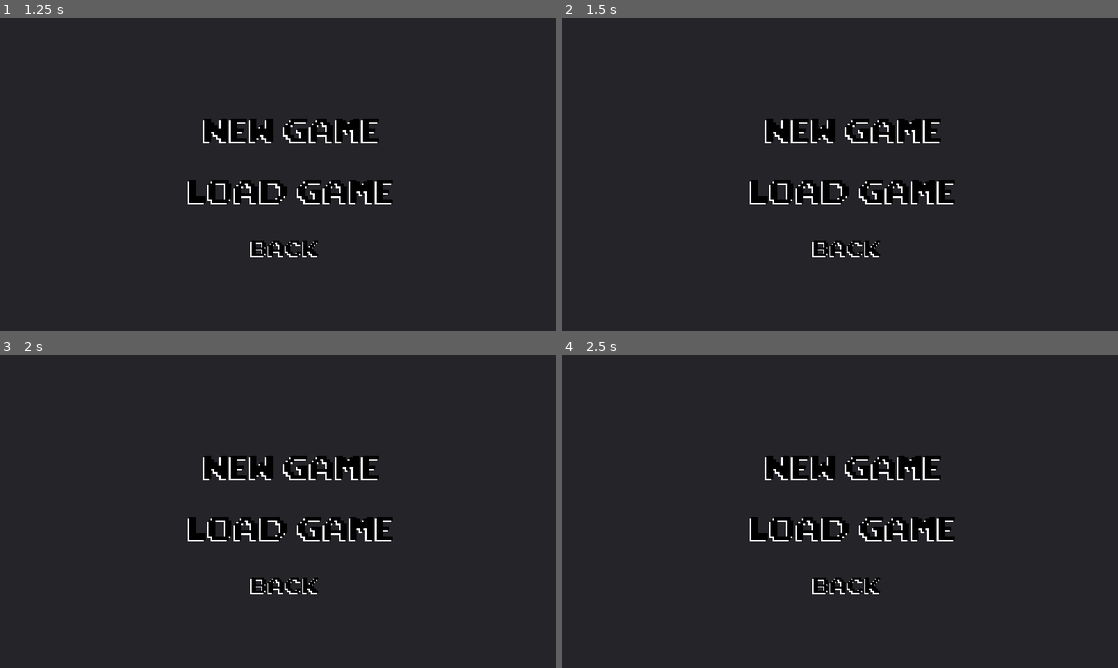
Above: before the commit, frames 1-4 (two rows, left to right).
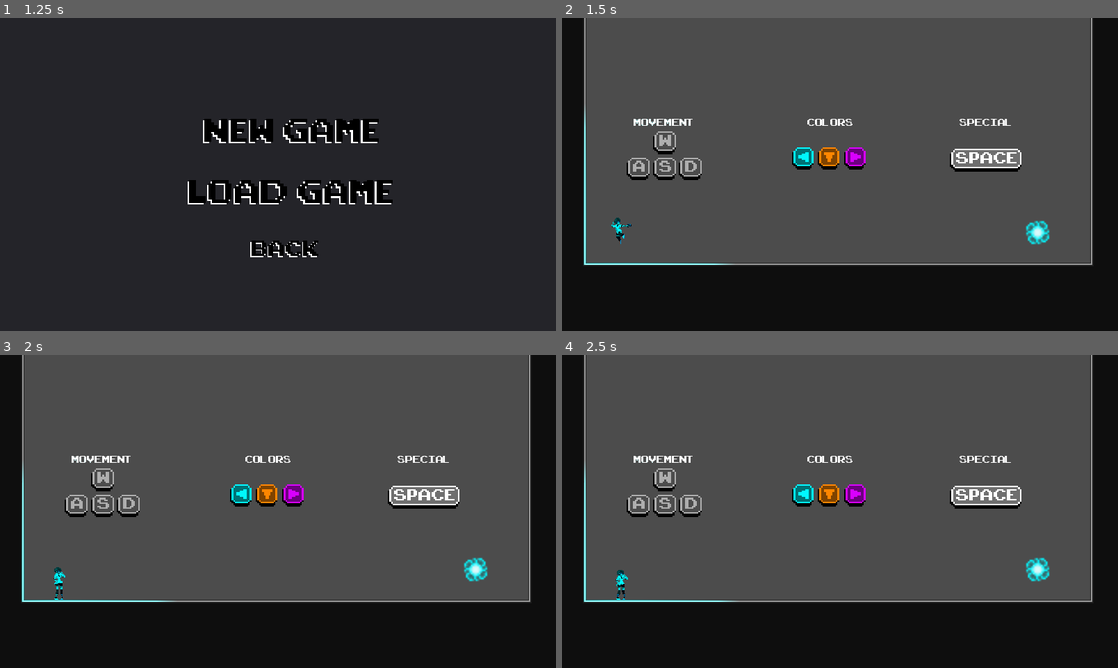
Above: after the commit, the same moments.

Repository: ivancdlarrain/olaGames
Game: Godot game, scene res://scenes/menus/Main_menu.tscn
The game is run twice, just before and just after one commit, with the same random seed, the same clock (stepped at 60 frames per second) and the same inputs.
Inputs (mouse positions are in pixels of both pictures, inside the frame that each line leads up to):
- Up to frame 1 (1.25 s): click (283, 193) at 0.5 s
- Up to frame 2 (1.5 s): click (851, 130) at 1.25 s
- Up to frame 3 (2 s): no input
- Up to frame 4 (2.5 s): click (851, 467) at 2.02 s

Frame 1 is identical in both runs. In frame 2, 99% of the frame differs, in the area x 0-100%, y 0-100%; in frame 3, 99%; in frame 4, 99%.
Error before the commit: Parse Error: Too few arguments for "load_game()" call. Expected at least 1. (res://scripts/Play_menu.gd:27)

Commit message:
fixed multiple save errors and added load functionality
- can now save correctly
- newest save is saved on slot 1
- all other saves get pushed, max 3 saves per game

Diff:
--- /dev/null
+++ b/data/savegames/savegame1.json
@@ -0,0 +1 @@
+{"/root/Tutorial 2/Player":{"scene_path":"res://scenes/Tutorials/Tutorial 2.tscn"}}
--- /dev/null
+++ b/data/savegames/savegame2.json
@@ -0,0 +1 @@
+{"/root/Tutorial 2/Player":{"scene_path":"res://scenes/Tutorials/Tutorial 2.tscn"}}
--- /dev/null
+++ b/data/savegames/savegame3.json
@@ -0,0 +1 @@
+{"/root/Demo1/KinematicBody2D":{"scene_path":"res://scenes/demo1.tscn"}}
--- /dev/null
+++ b/data/savegames/saveorder.json
@@ -0,0 +1 @@
+{"order":["res://data/savegames/savegame3.json","res://data/savegames/savegame1.json","res://data/savegames/savegame2.json"]}
--- a/scenes/menus/Pause_menu.tscn
+++ b/scenes/menus/Pause_menu.tscn
@@ -91,7 +91,61 @@
 margin_bottom = 161.0
 custom_fonts/font = SubResource( 2 )
 text = "Main Menu"
+
+[node name="Save Slots" type="VBoxContainer" parent="Pause/CanvasLayer"]
+visible = false
+anchor_left = 0.5
+anchor_top = 0.5
+anchor_right = 0.5
+anchor_bottom = 0.5
+margin_left = -200.0
+margin_top = -100.0
+margin_right = 200.0
+margin_bottom = 100.0
+__meta__ = {
+"_edit_use_anchors_": false
+}
+
+[node name="Label" type="Label" parent="Pause/CanvasLayer/Save Slots"]
+margin_right = 400.0
+margin_bottom = 61.0
+custom_fonts/font = SubResource( 1 )
+text = "Choose a save slot"
+align = 1
+valign = 1
+
+[node name="Slot 1" type="Button" parent="Pause/CanvasLayer/Save Slots"]
+margin_top = 65.0
+margin_right = 400.0
+margin_bottom = 111.0
+custom_fonts/font = SubResource( 2 )
+text = "Save slot 1"
+
+[node name="Slot 2" type="Button" parent="Pause/CanvasLayer/Save Slots"]
+margin_top = 115.0
+margin_right = 400.0
+margin_bottom = 161.0
+custom_fonts/font = SubResource( 2 )
+text = "Save slot 2"
+
+[node name="Slot 3" type="Button" parent="Pause/CanvasLayer/Save Slots"]
+margin_top = 115.0
+margin_right = 400.0
+margin_bottom = 161.0
+custom_fonts/font = SubResource( 2 )
+text = "Save slot 3"
+
+[node name="Back" type="Button" parent="Pause/CanvasLayer/Save Slots"]
+margin_top = 115.0
+margin_right = 400.0
+margin_bottom = 161.0
+custom_fonts/font = SubResource( 2 )
+text = "Back"
 [connection signal="pressed" from="Pause/CanvasLayer/VBoxContainer/Resume" to="Pause" method="_on_Resume_pressed"]
 [connection signal="pressed" from="Pause/CanvasLayer/VBoxContainer/Save" to="Pause" method="_on_Save_pressed"]
 [connection signal="pressed" from="Pause/CanvasLayer/VBoxContainer/Load" to="Pause" method="_on_Load_pressed"]
 [connection signal="pressed" from="Pause/CanvasLayer/VBoxContainer/Main Menu" to="Pause" method="_on_Main_Menu_pressed"]
+[connection signal="pressed" from="Pause/CanvasLayer/Save Slots/Slot 1" to="Pause" method="_on_Slot_1_pressed"]
+[connection signal="pressed" from="Pause/CanvasLayer/Save Slots/Slot 2" to="Pause" method="_on_Slot_2_pressed"]
+[connection signal="pressed" from="Pause/CanvasLayer/Save Slots/Slot 3" to="Pause" method="_on_Slot_3_pressed"]
+[connection signal="pressed" from="Pause/CanvasLayer/Save Slots/Back" to="Pause" method="_on_Back_pressed"]
--- a/scripts/Pause.gd
+++ b/scripts/Pause.gd
@@ -19,15 +19,34 @@
 # warning-ignore:return_value_discarded
 	get_tree().change_scene("res://scenes/menus/Main_menu.tscn")
 
-
-
-
 func _on_Save_pressed():
 	Save.save_game()
 
 
+#------------ Saved Games Menu ------------#
+
 func _on_Load_pressed():
-	Save.load_game()
+
+	$CanvasLayer/VBoxContainer.visible = false
+	$"CanvasLayer/Save Slots".visible = true
+
+
+
+func _on_Slot_1_pressed():
+	Save.load_game(0)
 	get_tree().paused = false
-	visible = false
-	$CanvasLayer/VBoxContainer.visible = false
+
+
+func _on_Slot_2_pressed():
+	Save.load_game(1)
+	get_tree().paused = false
+
+
+func _on_Slot_3_pressed():
+	Save.load_game(2)
+	get_tree().paused = false
+
+
+func _on_Back_pressed():
+	$"CanvasLayer/Save Slots".visible = false
+	$CanvasLayer/VBoxContainer.visible = true
--- a/scripts/Play_menu.gd
+++ b/scripts/Play_menu.gd
@@ -23,8 +23,8 @@
 	$CanvasLayer/Panel/LoadGame/Sprite.frame = 2
 
 
-func _on_LoadGame_pressed():
-	Save.load_game()
+#func _on_LoadGame_pressed():
+#	Save.load_game()
 
 
 func _on_LoadGame_mouse_entered():
--- a/scripts/save.gd
+++ b/scripts/save.gd
@@ -4,16 +4,17 @@
 const SAVE2 = "res://data/savegames/savegame2.json"
 const SAVE3 = "res://data/savegames/savegame3.json"
 
-const SAVE_ORDER = "res://data/savegames/saveorder.cfg"
-var cfg_file = ConfigFile.new()
+const SAVE_ORDER = "res://data/savegames/saveorder.json"
 
 
 var save_slots = [SAVE1, SAVE2, SAVE3]
-var order_cfg = {"order" : []}
+var order_dict = {"order" : []}
+
 
 
 
 func _ready():
+	load_order_cfg()
 	pass
 
 func save_game():
@@ -22,13 +23,14 @@
 	for node in nodes_to_save:
 		save_dict[node.get_path()] = node.save()
 		pass
-
+	push_order()
 	var savefile = File.new()
-	savefile.open(save_slots[0], File.READ)
-
+	savefile.open(save_slots[0], File.WRITE)
+	print(save_slots[0])
 	savefile.store_line(to_json(save_dict))
 	savefile.close()
-	push_order()
+	generate_order_cfg()
+	load_order_cfg()
 
 func load_game(slot):
 	print("Loading Game")
@@ -39,7 +41,7 @@
 	savefile.open(save_slots[slot], File.READ)
 	var save_data = {}
 	save_data = JSON.parse(savefile.get_as_text()).result
-
+	print ("Save Data: ", save_data)
 	for node_path in save_data.keys():
 		for attribute in save_data[node_path]:
 			if attribute == "scene_path":
@@ -53,28 +55,37 @@
 	savefile.close()
 
 func generate_order_cfg():
-	for order in save_slots:
-		order_cfg["order"].append(order[4])
-	cfg_file.set_value(order_cfg)
-	cfg_file.save(SAVE_ORDER)
+	order_dict["order"].clear()
+	for i in range(3):
+		order_dict["order"].insert(i, save_slots[i])
+	var order_file = File.new()
+
+	order_file.open(SAVE_ORDER, File.WRITE)
+
+	order_file.store_line(to_json(order_dict))
+	order_file.close()
 
 
 
 
-func load_order():
-	var error = cfg_file.load(SAVE_ORDER)
-	if error != OK:
-		print ("Error loading the settings. Error code %s" % error)
-		return []
-	for slot in cfg_file["order"]:
+func load_order_cfg():
+	var order_file = File.new()
+	if not order_file.file_exists(SAVE_ORDER):
+		return "No order found"
+
+	order_file.open(SAVE_ORDER, File.READ)
+	var order_data = {}
+
+	order_data = JSON.parse(order_file.get_as_text()).result
+	var new_order = []
+	for slot in order_data["order"]:
 		match slot:
-			1: save_slots[slot] = SAVE1
-			2: save_slots[slot] = SAVE2
-			3: save_slots[slot] = SAVE3
-	return
+			SAVE1: new_order.append(SAVE1)
+			SAVE2: new_order.append(SAVE2)
+			SAVE3: new_order.append(SAVE3)
+
+	save_slots = new_order
 
 func push_order():
-	var last = save_slots[2]
-	save_slots[2] = save_slots[1]
-	save_slots[1] = save_slots[0]
-	save_slots[0] = last
+	var last = save_slots.pop_back()
+	save_slots.push_front(last)
